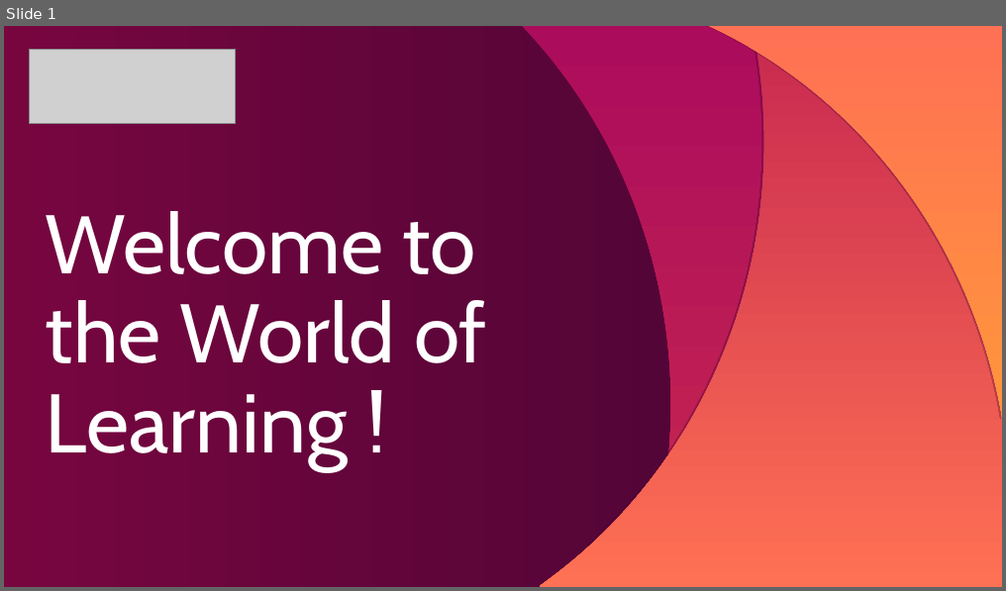
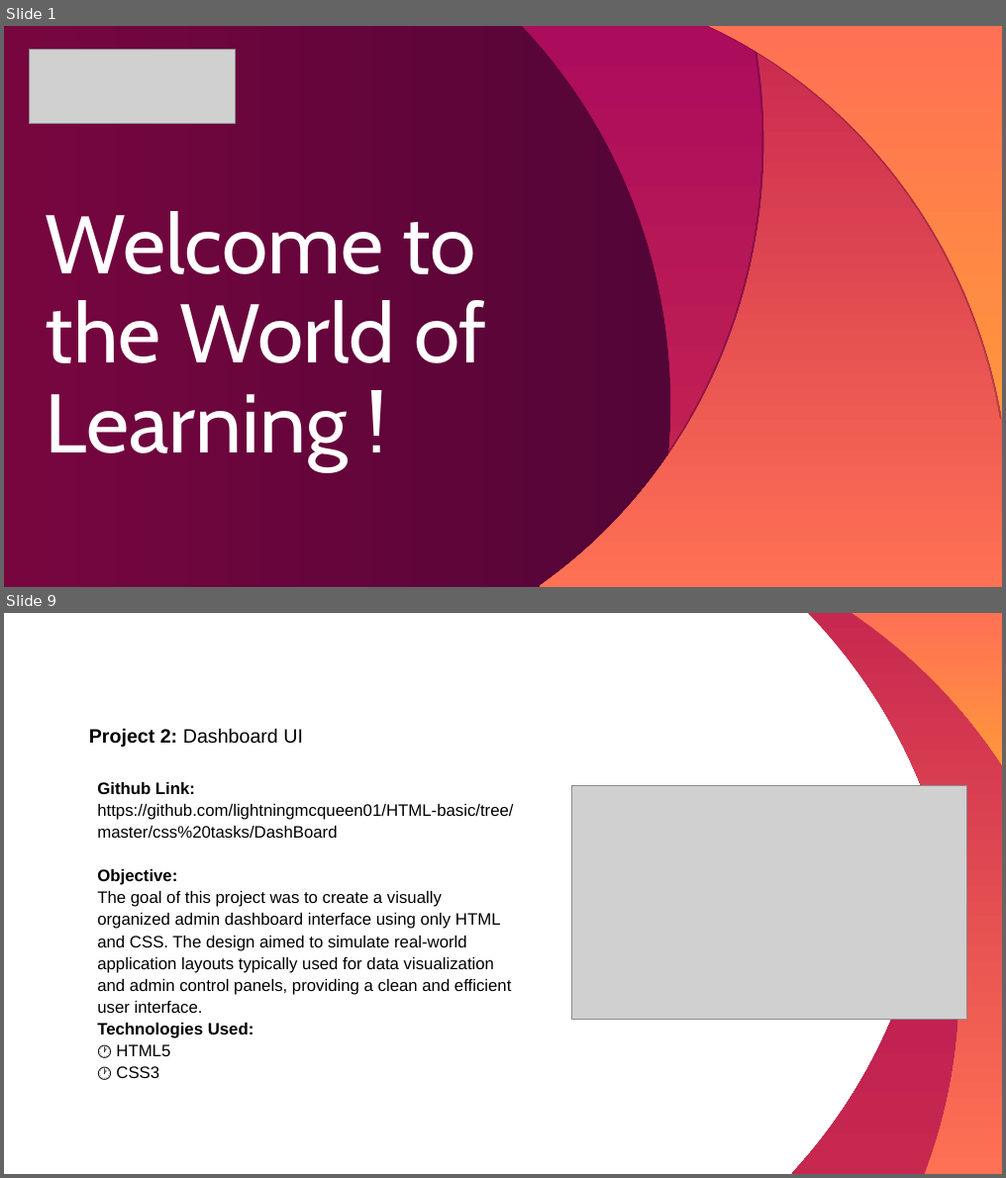
Before and after one commit to lightning-mcqueen01/HTML-basic, a slide deck: week 5/js/Template_internship_Viva2024(1).ppt. Shown one above the other, each under a label of ours: slide 1 before the commit, slides 1 and 9 after it; the slides between them are not shown. The pictures are 1006x591 and 1006x1178 pixels, drawn with LibreOffice and Linux fonts; fonts in the diff are those of the drawing; grey boxes stand for pictures. Boxes give left, top, right and bottom in pixels: in the first picture for what was removed or moved away, otherwise in the second. Text is boxed around its words. In the diff, an @@ line names an element or a change of style, - is before the commit and + after.

```diff
--- a/week 5/js/Template_internship_Viva2024(1).ppt
+++ b/week 5/js/Template_internship_Viva2024(1).ppt
@@ slide 9 added at <box>4,613,1002,1174</box>, background #FFFFFF @@
@@ freeform shape added at <box>791,613,1002,1174</box>, fill gradient #AC0C5C to #C7284F @@
@@ freeform shape added at <box>808,613,1002,1174</box>, fill gradient #C7284F to #FF7154 @@
@@ freeform shape added at <box>851,613,1002,764</box>, fill gradient #FF7154 to #FF963C @@
@@ title added at <box>89,728,303,747</box>, 14 pt, text #000000 @@
+Project 2: Dashboard UI
@@ text added at <box>97,782,513,1078</box>, 12 pt, text #000000 @@
+Github Link: https://github.com/lightningmcqueen01/HTML-basic/tree/master/css%20tasks/DashBoard
+Objective:
+The goal of this project was to create a visually organized admin dashboard interface using only HTML and CSS. The design aimed to simulate real-world application layouts typically used for data visualization and admin control panels, providing a clean and efficient user interface.
+Technologies Used:
+🕐 HTML5
+🕐 CSS3
@@ picture added at <box>572,785,967,1020</box> @@
```
Also in this commit, not shown: 1 slide changed, 13 other slides added, 7 slides removed, 31 other files.
